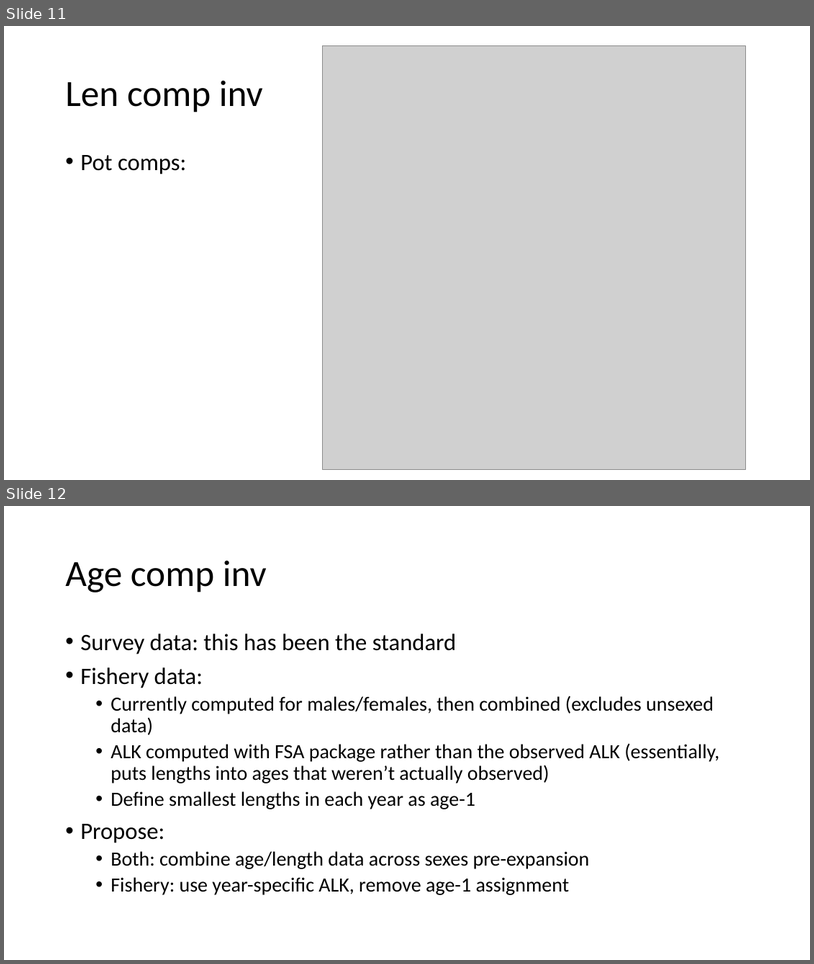
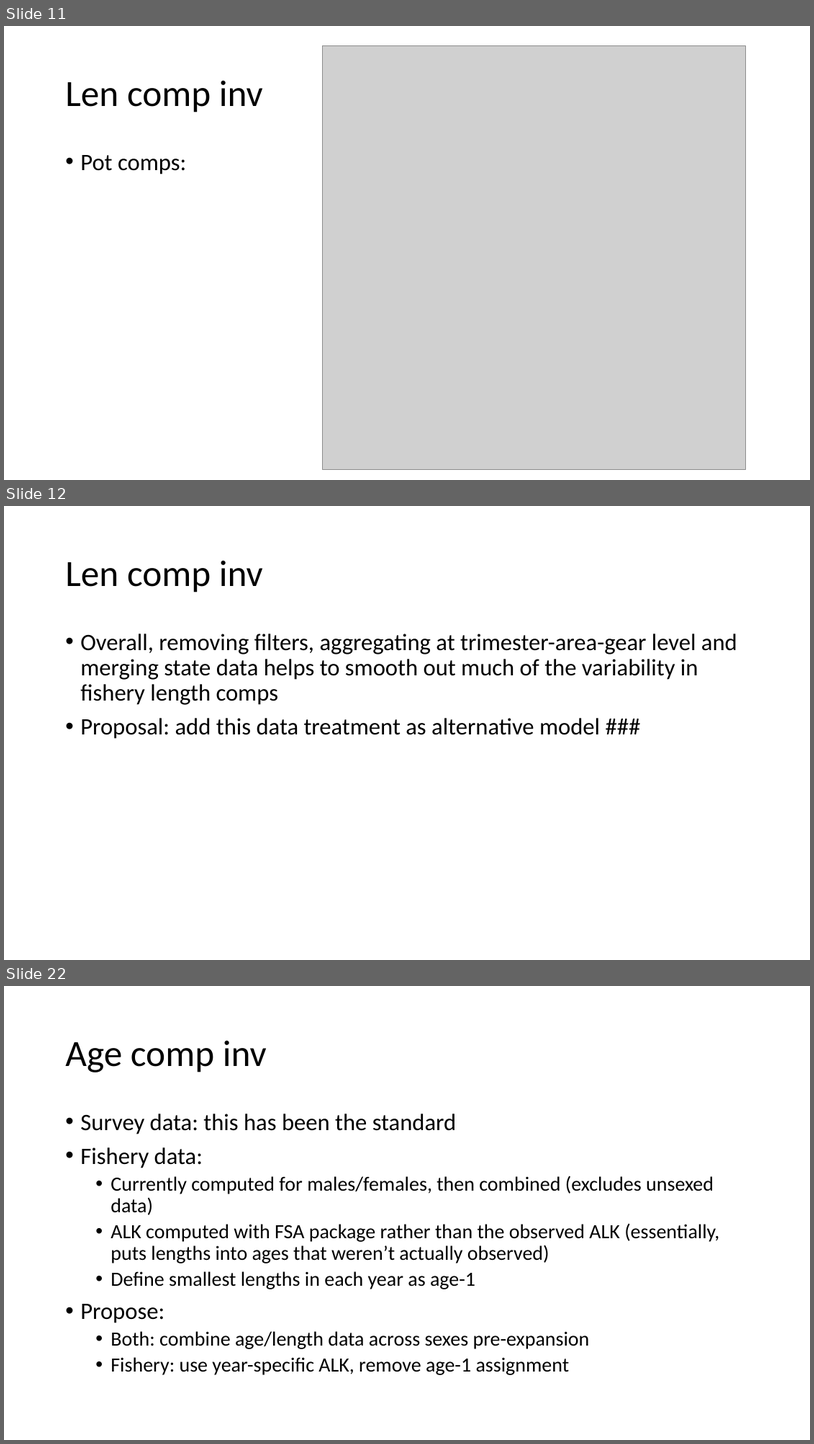
Before and after one commit to pete-hulson/goa_pcod, a slide deck: 2024/presentation/sept_pt/sept_pt_notes.pptx. Shown one above the other, each under a label of ours: slides 11 and 12 before the commit, slides 11, 12 and 22 after it; the slides between them are not shown. The pictures are 814x964 and 814x1444 pixels, drawn with LibreOffice and Linux fonts; fonts in the diff are those of the drawing; grey boxes stand for pictures. Boxes give left, top, right and bottom in pixels: in the first picture for what was removed or moved away, otherwise in the second. Text is boxed around its words. In the diff, an @@ line names an element or a change of style, - is before the commit and + after.

```diff
--- a/2024/presentation/sept_pt/sept_pt_notes.pptx
+++ b/2024/presentation/sept_pt/sept_pt_notes.pptx
@@ slide 12 added at [4, 506, 810, 960], background #FFFFFF @@
@@ title added at [65, 560, 263, 592], 44 pt, text #000000 @@
+Len comp inv
@@ text added at [80, 633, 738, 739], 28 pt, text #000000 @@
+• Overall, removing filters, aggregating at trimester-area-gear level and merging state data helps to smooth out much of the variability in fishery length comps
+• Proposal: add this data treatment as alternative model ###
@@ what was slide 12 is now slide 22 @@
```
Also in this commit, not shown: 9 other slides added, 3 other files.
